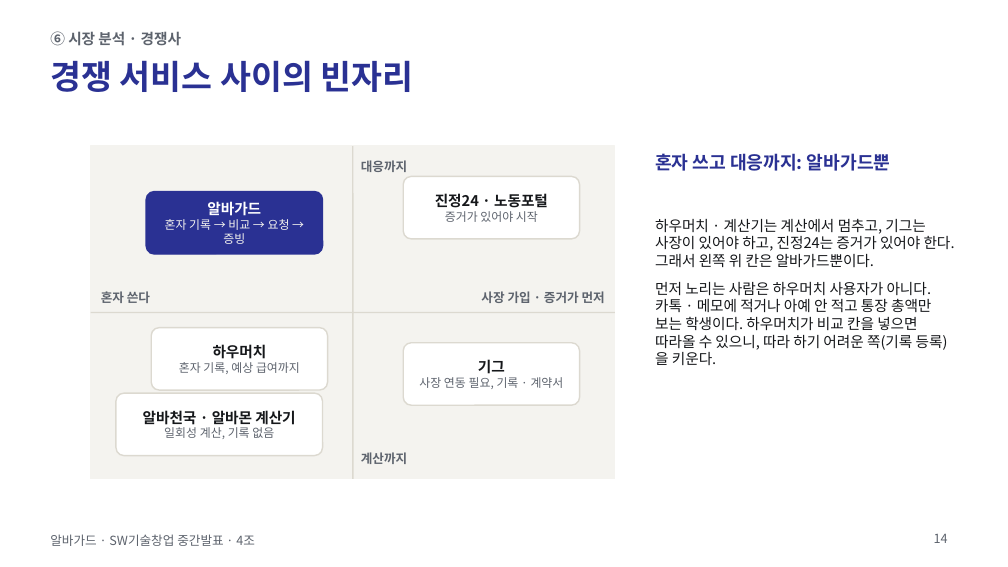
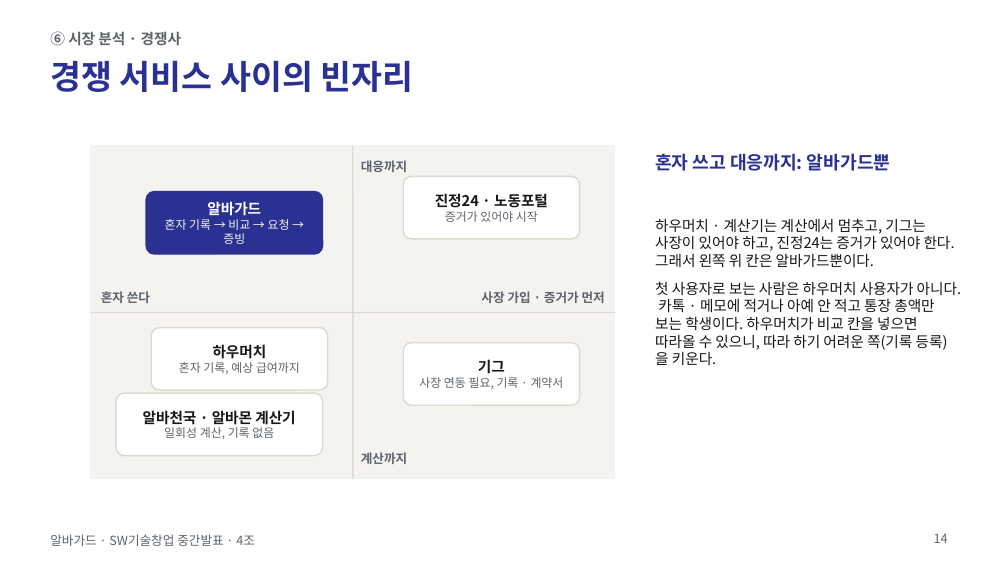
Before and after one commit to jihooni217/albaguard, a slide deck: slide 14 of docs/06_중간발표_PPT.pptx. Drawn at 1008x567 pixels with LibreOffice and Linux fonts; fonts in the diff are those of the drawing. Boxes give left, top, right and bottom in pixels: in the first picture for what was removed or moved away, otherwise in the second. Text is boxed around its words. In the diff, an @@ line names an element or a change of style, - is before the commit and + after.

```diff
--- a/docs/06_중간발표_PPT.pptx
+++ b/docs/06_중간발표_PPT.pptx
@@ text at [655,281,962,365]: text changed @@
-먼저 노리는 사람은 하우머치 사용자가 아니다. 카톡 · 메모에 적거나 아예 안 적고 통장 총액만 보는 학생이다. 하우머치가 비교 칸을 넣으면 따라올 수 있으니, 따라 하기 어려운 쪽(기록 등록)을 키운다.
+첫 사용자로 보는 사람은 하우머치 사용자가 아니다. 카톡 · 메모에 적거나 아예 안 적고 통장 총액만 보는 학생이다. 하우머치가 비교 칸을 넣으면 따라올 수 있으니, 따라 하기 어려운 쪽(기록 등록)을 키운다.
```
Also in this commit, not shown: 6 other slides changed, 4 other files.
